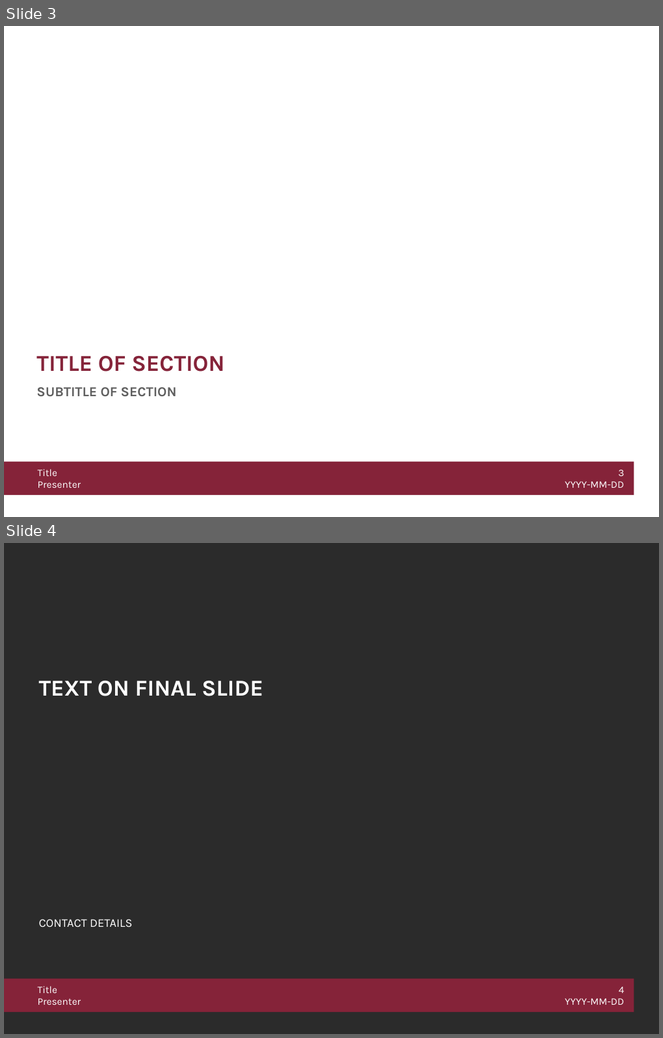
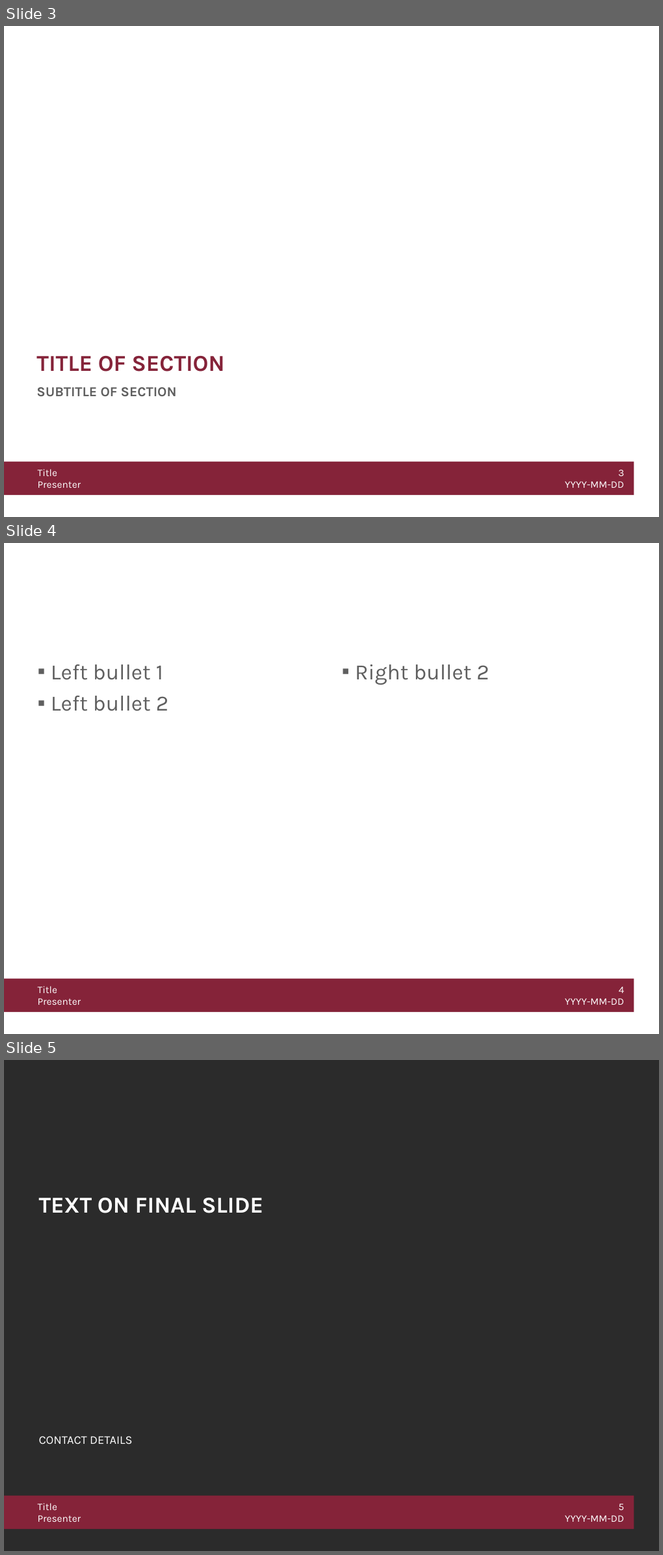
Before and after one commit to University-of-Muenster/ercis_beamer_template, a slide deck: template/ercis-presentation.pptx. Shown one above the other, each under a label of ours: slides 3 and 4 before the commit, slides 3, 4 and 5 after it. The pictures are 663x1038 and 663x1555 pixels, drawn with LibreOffice and Linux fonts; fonts in the diff are those of the drawing; background and template pictures are left out; a plain dark background stands for a picture behind light text. Boxes give left, top, right and bottom in pixels: in the first picture for what was removed or moved away, otherwise in the second. Text is boxed around its words. In the diff, an @@ line names an element or a change of style, - is before the commit and + after.

```diff
--- a/template/ercis-presentation.pptx
+++ b/template/ercis-presentation.pptx
@@ slide 4 added at (x1=4, y1=543, x2=659, y2=1034), background #FFFFFF; not listed: 3 template elements that a slide beside it also shows @@
@@ text added at (x1=51, y1=665, x2=168, y2=711), 24 pt, text #5F5F5F @@
+▪ Left bullet 1
+▪ Left bullet 2
@@ text added at (x1=355, y1=665, x2=489, y2=685), 24 pt, text #5F5F5F @@
+▪ Right bullet 2
@@ what was slide 4 is now slide 5 @@
@@ text at (x1=565, y1=1504, x2=625, y2=1522): text changed @@
-4
-YYYY-MM-DD
+5
+YYYY-MM-DD
```
Also in this commit, not shown: 37 other files.
